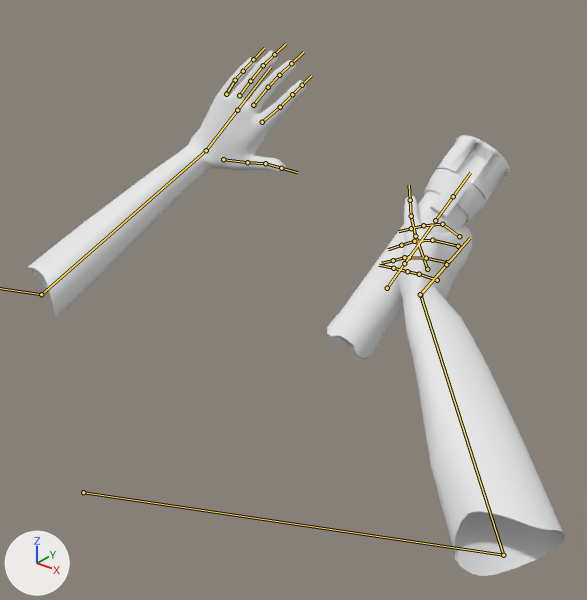
A saved change to the FBX model Broken Dreams/Assets/3D Models/Weapons/Flashlight/flashlight.fbx.
One viewpoint serves both versions: a 50 mm lens placed at (28.8, -34.9, 32.4), pointed at (5.5, -5.7, 14.3). Every picture has the same lights, and +X, +Y and +Z are marked at lower left. Both versions are drawn at frame 262 of the action 'handsrig|handsrigAction.003'; the numbers are the values there. The bones that bend it are drawn over the model as lines.

Objects in the first picture: 'Cube', 'Flashlight_Baterrylid', 'Flashlight_Body', 'Flashlight_Rotateswitch'.
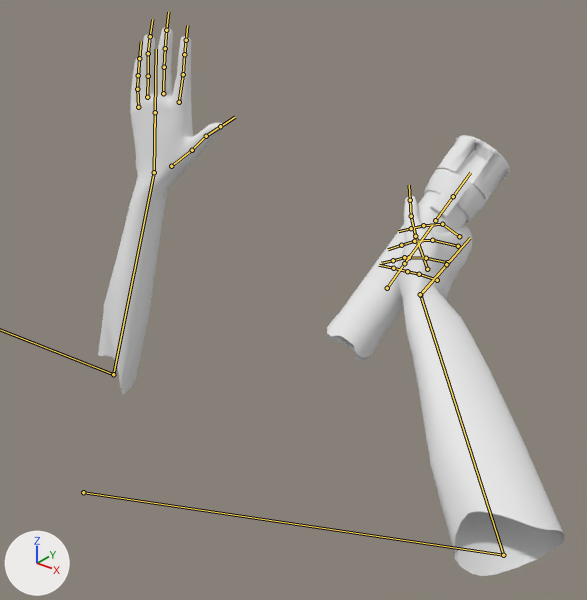
Location of each change, [x1, y1, x2, y2] in pixels of the pictures (587 x 600 px):
'Cube', posed (13% narrower): before [28, 51, 565, 576]; after [98, 28, 565, 576]
bone 'forearm.R.001', root to tip: before (41, 294) to (206, 150); after (113, 374) to (154, 172)
bone 'hand.R', root to tip: before (206, 150) to (240, 106); after (154, 172) to (155, 107)
bone 'fi1.R', root to tip: before (262, 122) to (280, 107); after (179, 102) to (183, 74)
bone 'fi3.R', root to tip: before (292, 94) to (302, 85); after (184, 54) to (186, 40)
bone 'fm2.R', root to tip: before (268, 87) to (279, 75); after (164, 67) to (165, 48)
bone 'fm3.R', root to tip: before (279, 75) to (291, 63); after (165, 48) to (166, 30)
bone 'fr2.R', root to tip: before (250, 81) to (263, 65); after (148, 76) to (148, 53)
bone 'fr3.R', root to tip: before (263, 65) to (274, 54); after (148, 53) to (150, 36)
bone 'fp3.R', root to tip: before (243, 71) to (253, 59); after (138, 75) to (139, 58)

The change in detail:
Bone 'forearm.R' (bone_forearm_r) moves from (0.0, 0.0, 0.0) to (-0.13, 5.98, 1.79).
Bone 'forearm.R' (bone_forearm_r) turns from (19, 3, -15) to (4, 3, -24) degrees about its own x, y and z.
Bone 'forearm.R.001' (bone_forearm_r_001) turns from (40, 3, -9) to (91, 16, -16) degrees about its own x, y and z.
Bone 'hand.R' (bone_hand_r) turns from (8, 44, -28) to (-15, 51, -10) degrees about its own x, y and z.
Bone 'fi1.R' (bone_fi1_r) turns from (-3, 0, 15) to (0, 0, 15) degrees about its own x, y and z.
Bone 'fi3.R' (bone_fi3_r) turns from (-3, 0, 0) to (0, 0, 0) degrees about its own x, y and z.
Bone 'fm2.R' (bone_fm2_r) turns from (-2, 0, 0) to (0, 0, 0) degrees about its own x, y and z.
Bone 'fm3.R' (bone_fm3_r) turns from (-2, 0, 0) to (0, 0, 0) degrees about its own x, y and z.
Bone 'fr2.R' (bone_fr2_r) turns from (-2, 0, 0) to (0, 0, 0) degrees about its own x, y and z.
Bone 'fr3.R' (bone_fr3_r) turns from (-2, 0, 0) to (0, 0, 0) degrees about its own x, y and z.
Bone 'fp3.R' (bone_fp3_r) turns from (-2, 0, 0) to (0, 0, 0) degrees about its own x, y and z.
